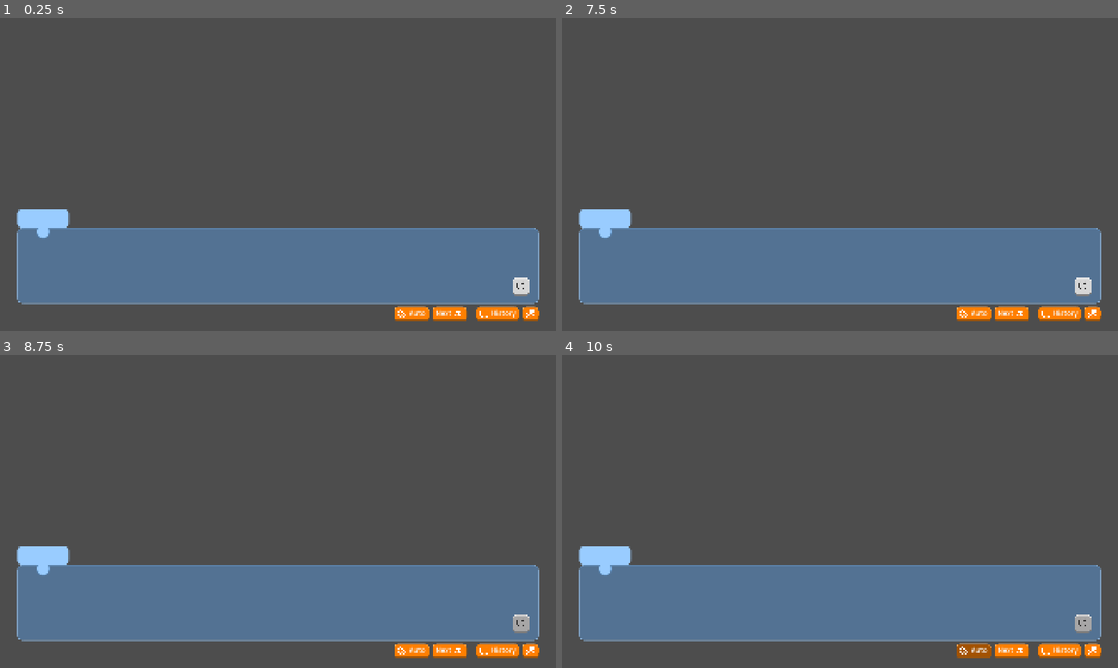
Above: before the commit, frames 1-4 (two rows, left to right).
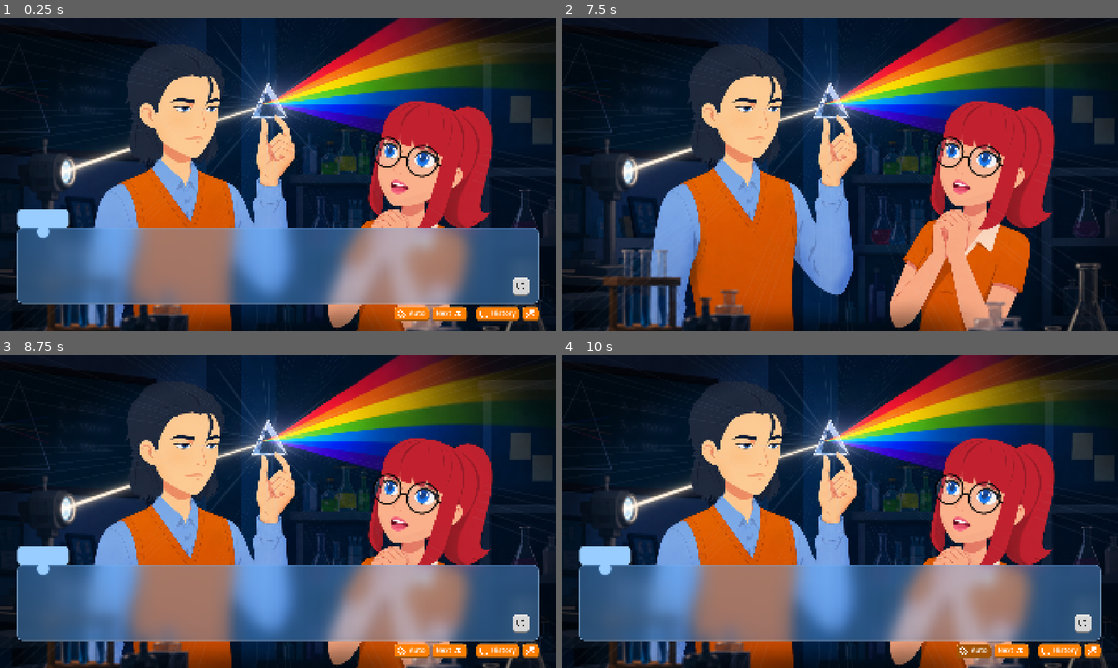
Above: after the commit, the same moments.

Repository: Daniel-Ope06/qzed_adaptive_vn_poc
Game: Godot game, scene res://scenes/core/main_game.tscn
Two runs of this game, one before a commit and one after it. Both use one fixed random seed, a clock stepped at 60 frames per second and the inputs below.
Inputs (mouse positions are in pixels of both pictures, inside the frame that each line leads up to):
- Up to frame 1 (0.25 s): no input
- Up to frame 2 (7.5 s): click (1090, 312) at 0.5 s; click (1012, 312) at 1.25 s, where only the run before the commit has a clickable "Next"; click "Next" at 2 s; click (1084, 287) at 2.75 s; click "Auto" at 3.5 s; click "History" at 4.25 s; click (1084, 287) at 5 s; click "Auto" at 5.75 s; click "History" at 6.5 s; click (1090, 312) at 7.25 s
- Up to frame 3 (8.75 s): click (522, 624) at 8.02 s
- Up to frame 4 (10 s): click "Auto" at 8.75 s; click "Next" at 9.5 s

The runs differ from the first frame. In frame 1, 96% of the frame differs, in the area x 0-100%, y 0-100%; in frame 2, 99%; in frame 3, 96%; in frame 4, 96%.

Commit message:
feat(ui): set up hide ui button signal

Diff:
--- /dev/null
+++ b/scenes/core/dialogue_ui.gd
@@ -0,0 +1,47 @@
+extends MarginContainer
+
+# --- SCENE TREE REFERENCES ---
+@onready var main_stack: VBoxContainer = $MainStack
+@onready var dialogue_alignment: VBoxContainer = $MainStack/BottomAlignment/DialogueAlignment
+@onready var button_alignment: HBoxContainer = $MainStack/BottomAlignment/ButtonAlignment
+
+# Speaker Nodes
+@onready var name_panel: PanelContainer = $MainStack/BottomAlignment/DialogueAlignment/NameAlignment/NamePanel
+@onready var speaker_name: RichTextLabel = $MainStack/BottomAlignment/DialogueAlignment/NameAlignment/NamePanel/SpeakerName
+@onready var tab_piece: Control = $MainStack/BottomAlignment/DialogueAlignment/NameAlignment/TabAlignment/TabCircle
+
+# Dialogue Nodes
+@onready var dialogue_text: RichTextLabel = $MainStack/BottomAlignment/DialogueAlignment/TextPanel/Padding/Row/DialogueText
+@onready var hide_ui_button: Button = $MainStack/BottomAlignment/ButtonAlignment/Row2/HideUIButton
+
+# State
+var is_ui_hidden: bool = false
+
+
+func _ready() -> void:
+	# Enable BBCode to use bold text and URL keywords
+	dialogue_text.bbcode_enabled = true
+
+	# Connect Signals
+	hide_ui_button.pressed.connect(_on_hide_ui_button_pressed)
+
+
+# --- HIDE / SHOW UI LOGIC ---
+func _on_hide_ui_button_pressed() -> void:
+	_toggle_ui(false)
+
+# In visual novels, tapping anywhere on the screen brings the hidden UI back
+func _input(event: InputEvent) -> void:
+	if is_ui_hidden:
+		# Detects a left-click on PC or a screen tap on Mobile
+		if event is InputEventMouseButton and event.pressed and event.button_index == MOUSE_BUTTON_LEFT:
+			_toggle_ui(true)
+		# Detects standard accept actions (Spacebar, Enter, controller face button)
+		elif event.is_action_pressed("ui_accept"):
+			_toggle_ui(true)
+
+func _toggle_ui(is_visible: bool) -> void:
+	# Hide the text dialogue box and button row
+	dialogue_alignment.visible = is_visible
+	button_alignment.visible = is_visible
+	is_ui_hidden = !is_visible
--- a/scenes/core/dialogue_ui.tscn
+++ b/scenes/core/dialogue_ui.tscn
@@ -1,6 +1,7 @@
 [gd_scene format=3 uid="uid://dagdcald31mm6"]
 
 [ext_resource type="Theme" uid="uid://s50ab4h6vned" path="res://assets/ui_textures/default_theme.tres" id="1_8c1m1"]
+[ext_resource type="Script" uid="uid://ccblont45o51h" path="res://scenes/core/dialogue_ui.gd" id="2_4uofa"]
 [ext_resource type="Material" uid="uid://brdj7h76p3dcm" path="res://assets/ui_textures/frosted_glass.tres" id="2_lrxjj"]
 [ext_resource type="StyleBox" uid="uid://0ccka055wd01" path="res://assets/ui_textures/text_box.tres" id="3_lrxjj"]
 [ext_resource type="Texture2D" uid="uid://c8oevxpo6t6cp" path="res://assets/ui_icons/icon_sys_next.png" id="4_oqorm"]
@@ -72,6 +73,7 @@
 theme_override_constants/margin_top = 40
 theme_override_constants/margin_right = 60
 theme_override_constants/margin_bottom = 40
+script = ExtResource("2_4uofa")
 
 [node name="MainStack" type="VBoxContainer" parent="." unique_id=1629778387]
 layout_mode = 2
@@ -177,5 +179,4 @@
 
 [node name="HideUIButton" type="Button" parent="MainStack/BottomAlignment/ButtonAlignment/Row2" unique_id=1039318020]
 layout_mode = 2
-toggle_mode = true
 icon = ExtResource("7_q4xhs")
--- a/scenes/core/main_game.gd
+++ b/scenes/core/main_game.gd
@@ -4,5 +4,5 @@
 
 func _ready() -> void:
 	# For testing purposes, use dispersion event cg.
-	var test_asset_path: String = "res://assets/cgs/cg_ch3_prism_dispersion.jpeg"
+	var test_asset_path: String = "res://assets/cgs/cg_ch3_prism_dispersion.png"
 	visual_layer.display_scene(visual_layer.VisualType.EVENT_CG, test_asset_path)
Not shown, added: scenes/core/dialogue_ui.gd.uid
